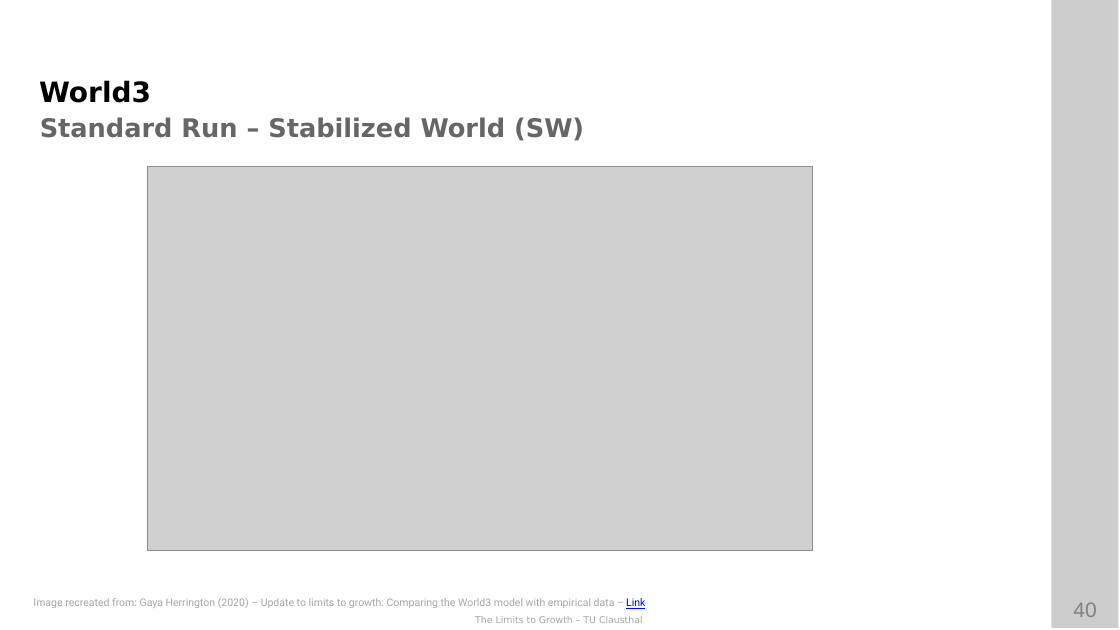
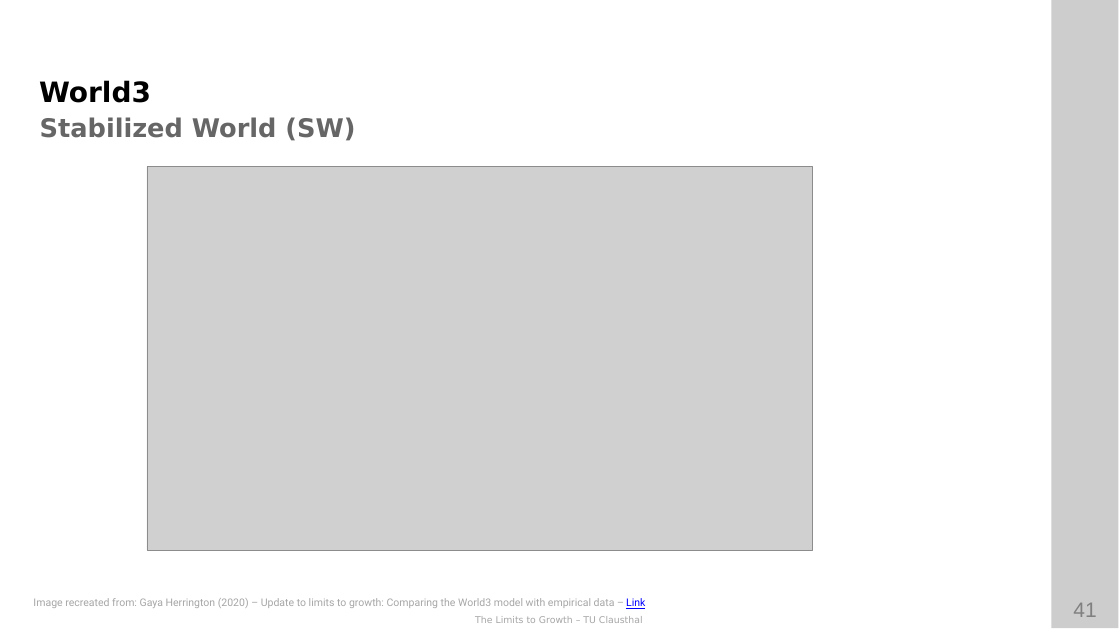
Before and after one commit to ETCE-LAB/teaching-material, a slide deck: slide 41 of The-Limits-to-Growth/LTG-L06-World3.pptx (slide 40 before the commit). Drawn at 1120x630 pixels with LibreOffice and Linux fonts; fonts in the diff are those of the drawing; grey boxes stand for pictures; background and template pictures are left out. Boxes give left, top, right and bottom in pixels: in the first picture for what was removed or moved away, otherwise in the second. Text is boxed around its words. In the diff, an @@ line names an element or a change of style, - is before the commit and + after.

```diff
--- a/The-Limits-to-Growth/LTG-L06-World3.pptx
+++ b/The-Limits-to-Growth/LTG-L06-World3.pptx
@@ text at (40,117,355,141): text changed @@
-Standard Run – Stabilized World (SW)
+Stabilized World (SW)
@@ page number at (1073,603,1096,617): text changed @@
-40
+41
```
Also in this commit, not shown: 6 other slides changed, 1 slide added, 1 other file.
